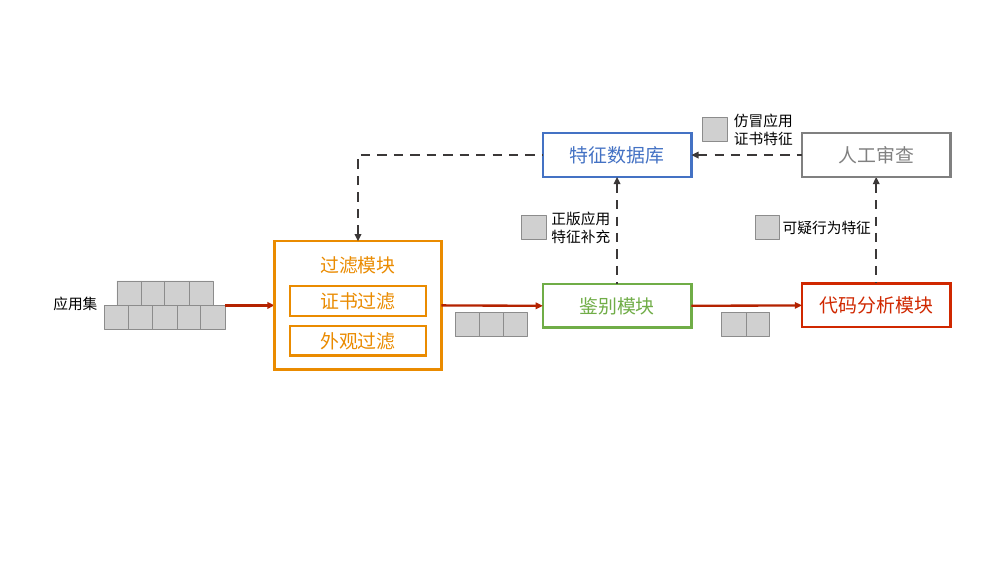
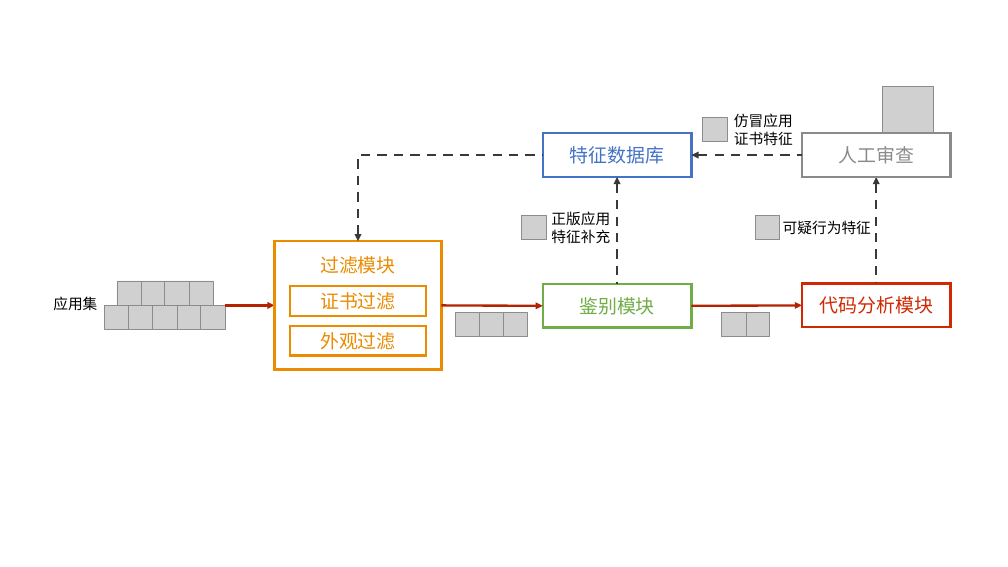
Before and after one commit to miniminiwhite/master-thesis, a slide deck: slide 5 of edwin_2019/Figures/edwin-overview.pptx. Drawn at 1008x567 pixels with LibreOffice and Linux fonts; fonts in the diff are those of the drawing; grey boxes stand for pictures. Boxes give left, top, right and bottom in pixels: in the first picture for what was removed or moved away, otherwise in the second. Text is boxed around its words. In the diff, an @@ line names an element or a change of style, - is before the commit and + after.

```diff
--- a/edwin_2019/Figures/edwin-overview.pptx
+++ b/edwin_2019/Figures/edwin-overview.pptx
@@ picture added at [883,86,933,132] @@
@@ rectangle "人工审查" at [802,133,951,177]: text colour #808080 to #8A8A8A; outline #808080 2.25 pt to #8A8A8A 2.25 pt @@
```
Also in this commit, not shown: 1 slide added, 4 other files.
